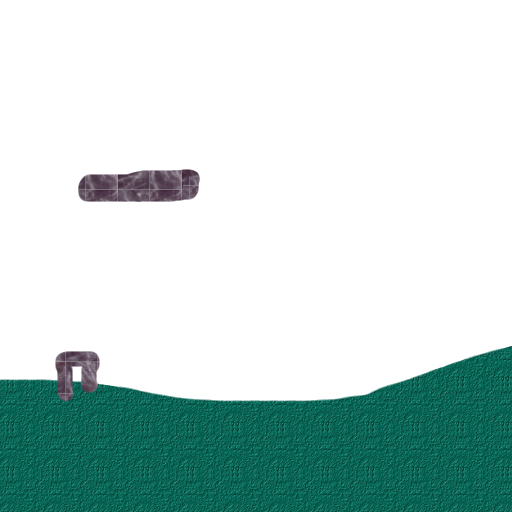
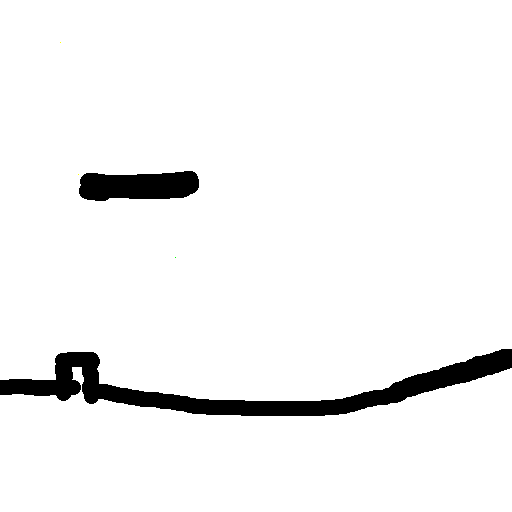
Layered file, before and after one edit (512x512). Changes by layer:
added layer "Images" above "Entities" over left=60, top=42, right=79, bottom=175
renamed "Layer" to "Collision", showed it over left=0, top=42, right=512, bottom=512
